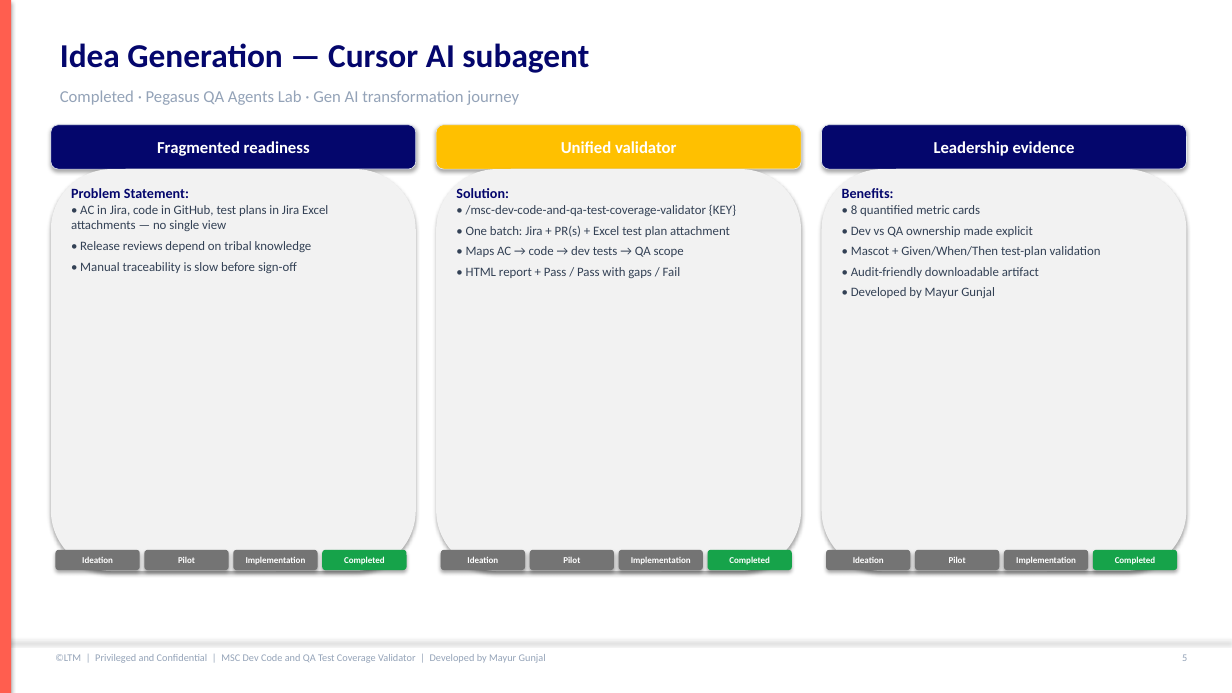
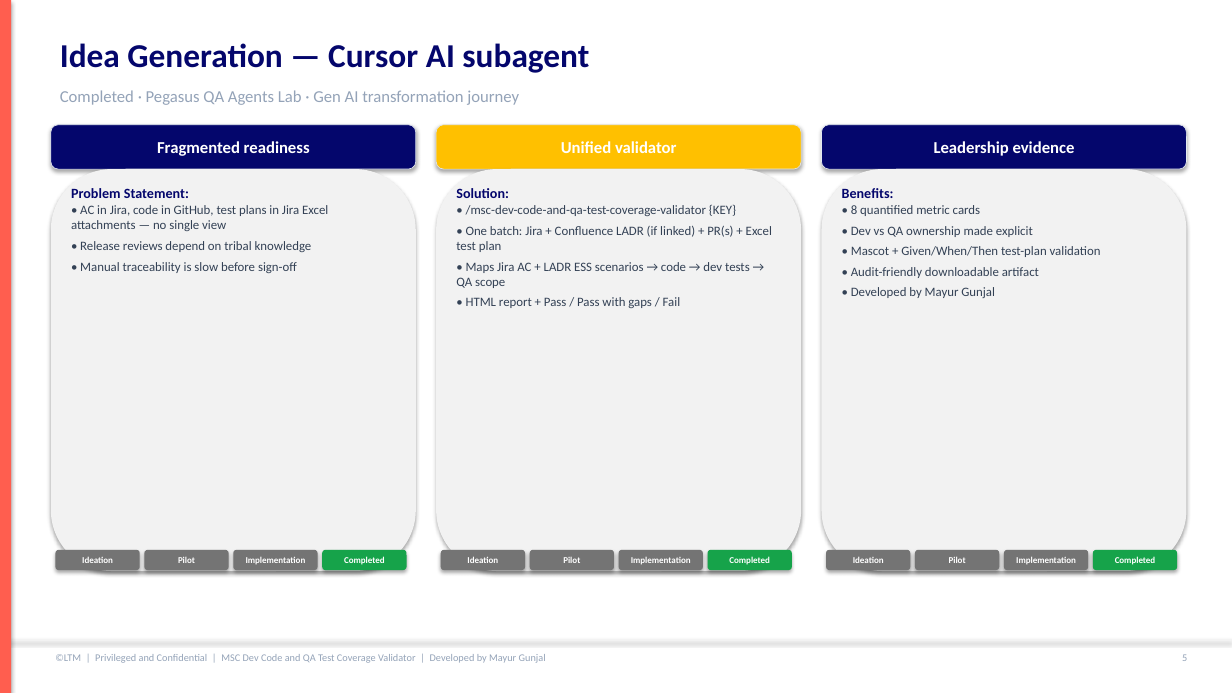
Before and after one commit to mgunjal11/pegasus-qa-agents-lab-copy, a slide deck: slide 6 of docs/MSC-Dev-Code-and-QA-Test-Coverage-Validator-Guide.pptx. Drawn at 1232x693 pixels with LibreOffice and Linux fonts; fonts in the diff are those of the drawing. Boxes give left, top, right and bottom in pixels: in the first picture for what was removed or moved away, otherwise in the second. Text is boxed around its words. In the diff, an @@ line names an element or a change of style, - is before the commit and + after.

```diff
--- a/docs/MSC-Dev-Code-and-QA-Test-Coverage-Validator-Guide.pptx
+++ b/docs/MSC-Dev-Code-and-QA-Test-Coverage-Validator-Guide.pptx
@@ text at <box>456,226,772,288</box>: text changed @@
-• One batch: Jira + PR(s) + Excel test plan attachment
-• Maps AC → code → dev tests → QA scope
+• One batch: Jira + Confluence LADR (if linked) + PR(s) + Excel test plan
+• Maps Jira AC + LADR ESS scenarios → code → dev tests → QA scope
```
Also in this commit, not shown: 11 other slides changed, 1 slide added, 1 other file.
